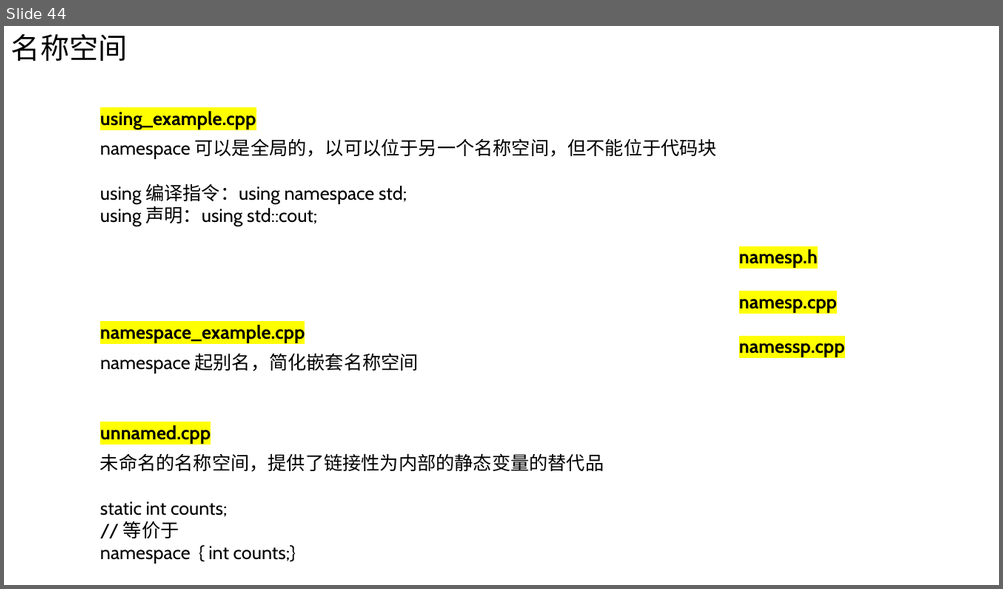
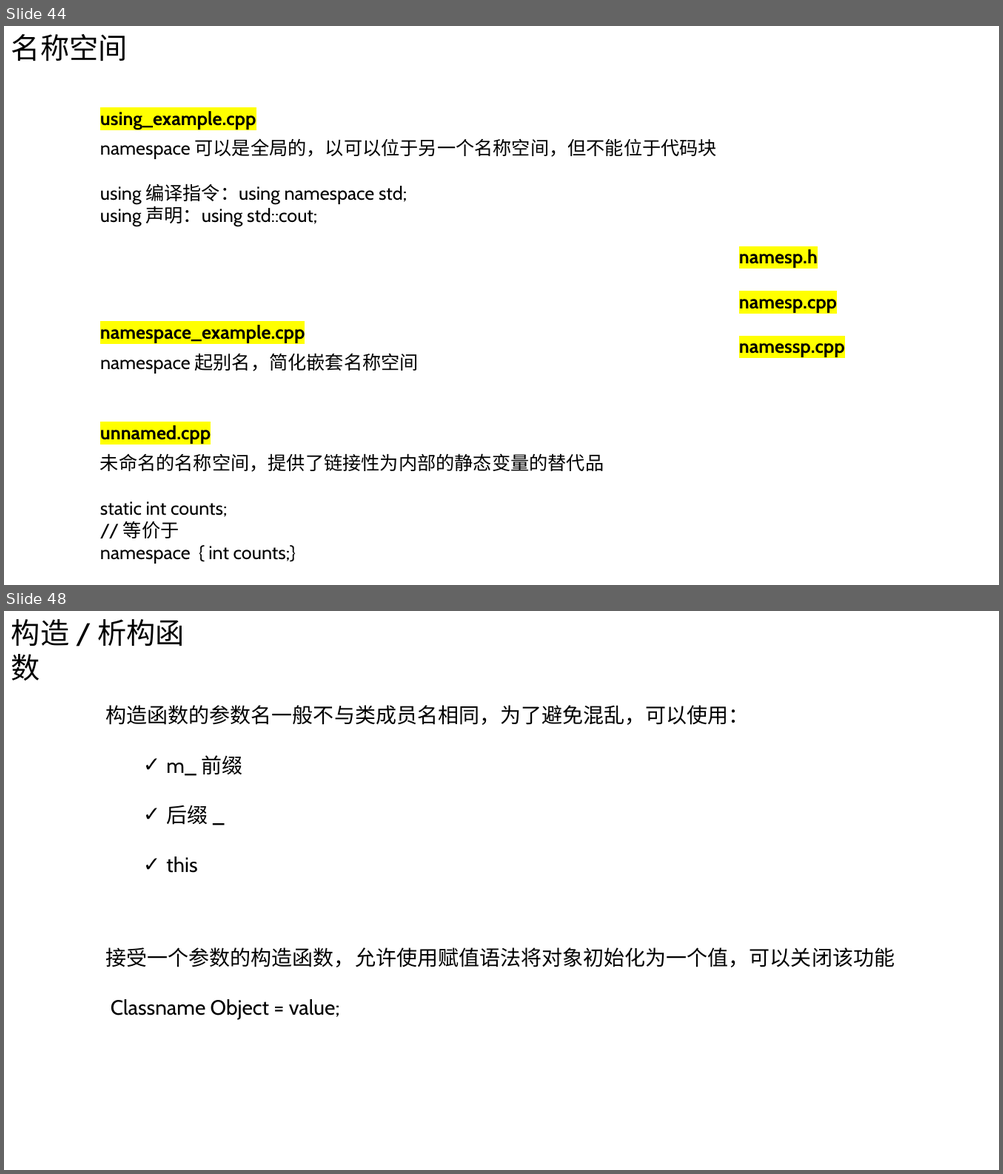
Before and after one commit to Chao200/CPP_Primer_Plus, a slide deck: C++ Primer Plus.pptx. Shown one above the other, each under a label of ours: slide 44 before the commit, slides 44 and 48 after it; the slides between them are not shown. The pictures are 1003x589 and 1003x1174 pixels, drawn with LibreOffice and Linux fonts; fonts in the diff are those of the drawing. Boxes give left, top, right and bottom in pixels: in the first picture for what was removed or moved away, otherwise in the second. Text is boxed around its words. In the diff, an @@ line names an element or a change of style, - is before the commit and + after.

```diff
--- a/C++ Primer Plus.pptx
+++ b/C++ Primer Plus.pptx
@@ slide 48 added at bbox=[4, 611, 999, 1170], background #FFFFFF @@
@@ text added at bbox=[11, 619, 185, 681], 28 pt, text #000000 @@
+构造 / 析构函数
@@ text added at bbox=[106, 705, 749, 873], 20 pt, text #000000 @@
+构造函数的参数名一般不与类成员名相同，为了避免混乱，可以使用：
+  ✓ m_ 前缀
+  ✓ 后缀 _
+  ✓ this
@@ text added at bbox=[106, 948, 895, 1019], 20 pt, text #000000 @@
+接受一个参数的构造函数，允许使用赋值语法将对象初始化为一个值，可以关闭该功能
+Classname Object = value;
```
Also in this commit, not shown: 1 slide changed, 9 other slides added, 1 slide removed.
